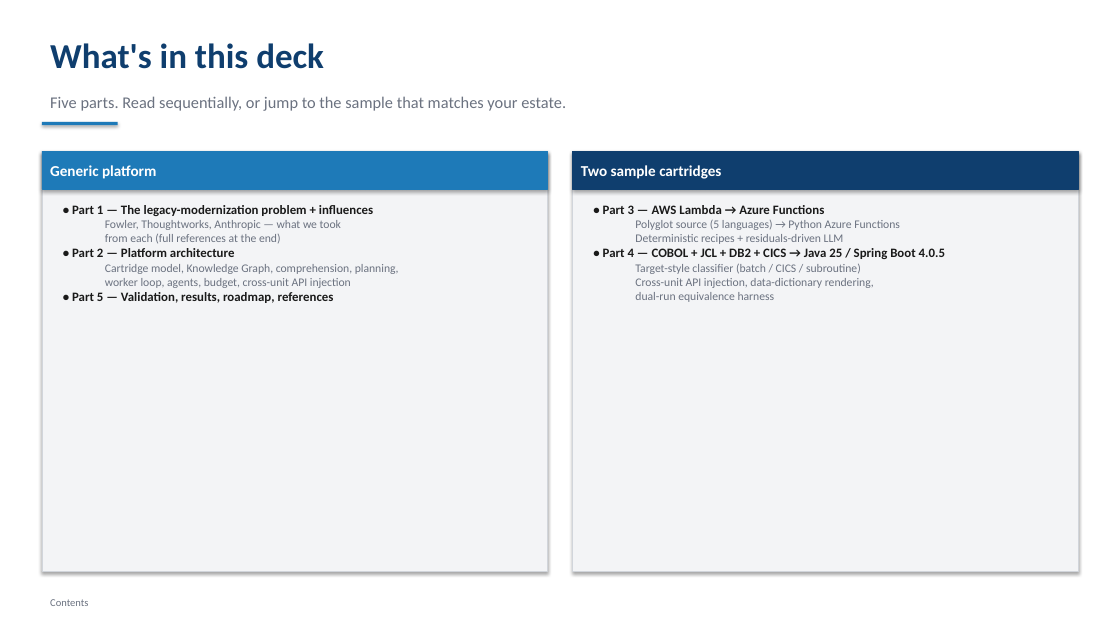
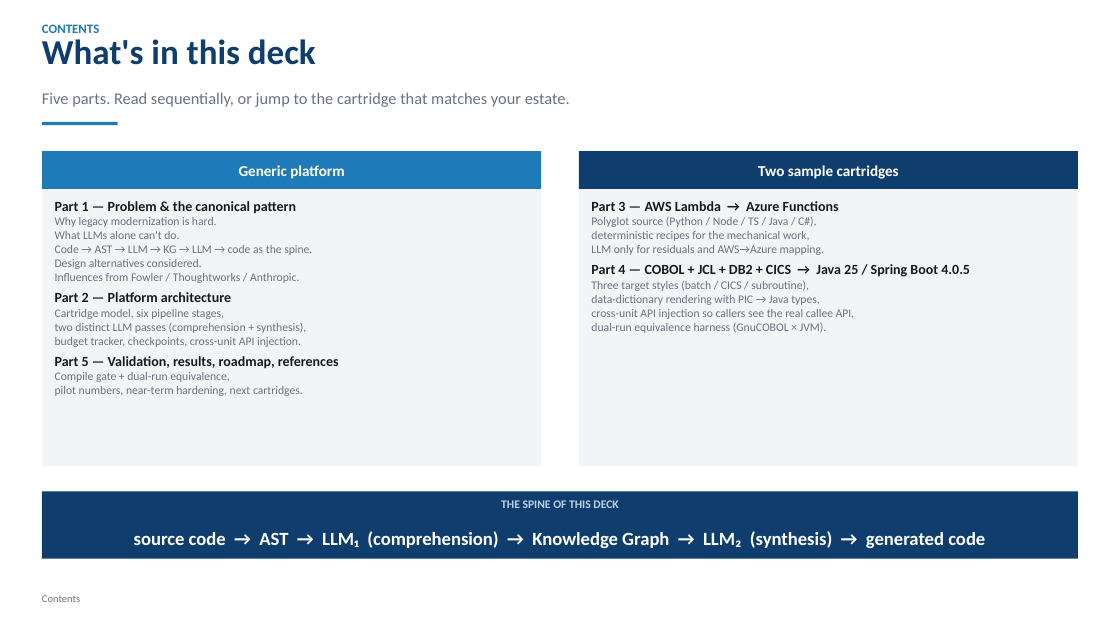
Before and after one commit to cwijayasundara/legacy_mod_maf_v2, a slide deck: slide 2 of docs/design_deck.pptx. Drawn at 1120x630 pixels with LibreOffice and Linux fonts; fonts in the diff are those of the drawing. Boxes give left, top, right and bottom in pixels: in the first picture for what was removed or moved away, otherwise in the second. Text is boxed around its words. In the diff, an @@ line names an element or a change of style, - is before the commit and + after.

```diff
--- a/docs/design_deck.pptx
+++ b/docs/design_deck.pptx
@@ text "What's in this deck": place and size @@
-text "What's in this deck" at <box>50,43,324,69</box>
+text "What's in this deck" at <box>42,39,316,65</box>
@@ text added at <box>42,24,99,33</box>, 11 pt, text #1E7AB8, bold @@
+CONTENTS
@@ text at <box>42,92,570,107</box>: text changed @@
-Five parts. Read sequentially, or jump to the sample that matches your estate.
+Five parts. Read sequentially, or jump to the cartridge that matches your estate.
@@ rectangle at <box>42,122,118,125</box>: shadow off @@
@@ text "Generic platform": place and size @@
-text "Generic platform" at <box>42,151,548,189</box>
+text "Generic platform" at <box>239,165,344,179</box>
@@ text "Generic platform" at <box>239,165,344,179</box>: alignment left to centre; fill #1E7AB8 to none; outline #1E7AB8 0.75 pt to none; shadow off @@
@@ rectangle: place and size @@
-rectangle at <box>42,151,548,571</box>
+rectangle at <box>42,151,541,466</box>
@@ rectangle at <box>42,151,541,466</box>: outline #D1D5DB 0.75 pt to none; shadow off @@
@@ rectangle added at <box>42,151,541,189</box>, fill #1E7AB8 @@
@@ text "Two sample cartridges": place and size @@
-text "Two sample cartridges" at <box>573,151,1079,189</box>
+text "Two sample cartridges" at <box>758,165,899,179</box>
@@ text "Two sample cartridges" at <box>758,165,899,179</box>: alignment left to centre; fill #0F3E6E to none; outline #0F3E6E 0.75 pt to none; shadow off @@
@@ rectangle at <box>579,151,1078,466</box>: outline #D1D5DB 0.75 pt to none; shadow off @@
@@ rectangle: place and size @@
-rectangle at <box>573,151,1079,571</box>
+rectangle at <box>579,151,1078,466</box>
@@ rectangle added at <box>579,151,1078,189</box>, fill #0F3E6E @@
@@ text at <box>55,201,339,396</box>: text changed @@
-• Part 1 — The legacy-modernization problem + influences
-  Fowler, Thoughtworks, Anthropic — what we took
-  from each (full references at the end)
-• Part 2 — Platform architecture
-  Cartridge model, Knowledge Graph, comprehension, planning,
-  worker loop, agents, budget, cross-unit API injection
-• Part 5 — Validation, results, roadmap, references
+Part 1 — Problem & the canonical pattern
+Why legacy modernization is hard.
+What LLMs alone can't do.
+Code → AST → LLM → KG → LLM → code as the spine.
+Design alternatives considered.
+Influences from Fowler / Thoughtworks / Anthropic.
+Part 2 — Platform architecture
+Cartridge model, six pipeline stages,
+two distinct LLM passes (comprehension + synthesis),
+budget tracker, checkpoints, cross-unit API injection.
+Part 5 — Validation, results, roadmap, references
+Compile gate + dual-run equivalence,
+pilot numbers, near-term hardening, next cartridges.
@@ text at <box>591,201,970,333</box>: text changed @@
-• Part 3 — AWS Lambda → Azure Functions
-  Polyglot source (5 languages) → Python Azure Functions
-  Deterministic recipes + residuals-driven LLM
-• Part 4 — COBOL + JCL + DB2 + CICS → Java 25 / Spring Boot 4.0.5
-  Target-style classifier (batch / CICS / subroutine)
-  Cross-unit API injection, data-dictionary rendering,
-  dual-run equivalence harness
+Part 3 — AWS Lambda → Azure Functions
+Polyglot source (Python / Node / TS / Java / C#),
+deterministic recipes for the mechanical work,
+LLM only for residuals and AWS→Azure mapping.
+Part 4 — COBOL + JCL + DB2 + CICS → Java 25 / Spring Boot 4.0.5
+Three target styles (batch / CICS / subroutine),
+data-dictionary rendering with PIC → Java types,
+cross-unit API injection so callers see the real callee API,
+dual-run equivalence harness (GnuCOBOL × JVM).
@@ rectangle added at <box>42,492,1078,559</box>, fill #0F3E6E @@
@@ text added at <box>501,500,618,508</box>, 10 pt, text #BBD0E6, bold @@
+THE SPINE OF THIS DECK
@@ text added at <box>134,531,985,548</box>, 16 pt, text #FFFFFF, bold @@
+source code → AST → LLM₁ (comprehension) → Knowledge Graph → LLM₂ (synthesis) → generated code
@@ text "Contents": place and size @@
-text "Contents" at <box>50,599,88,606</box>
+text "Contents" at <box>42,595,80,602</box>
```
Also in this commit, not shown: 27 other slides changed, 9 slides added, 3 slides removed, 1 other file.
